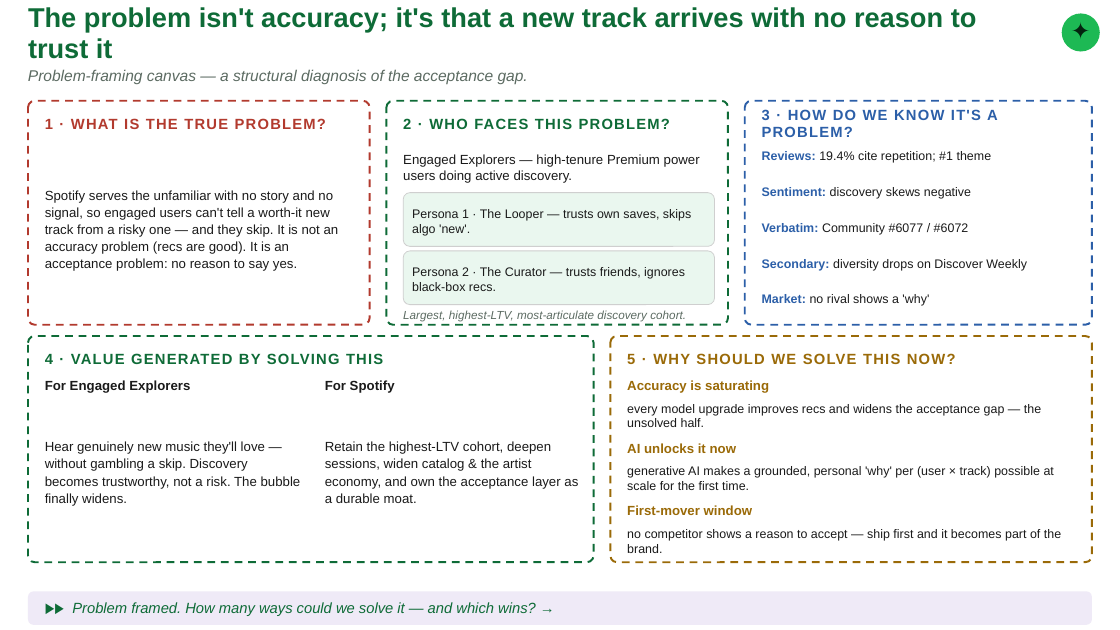
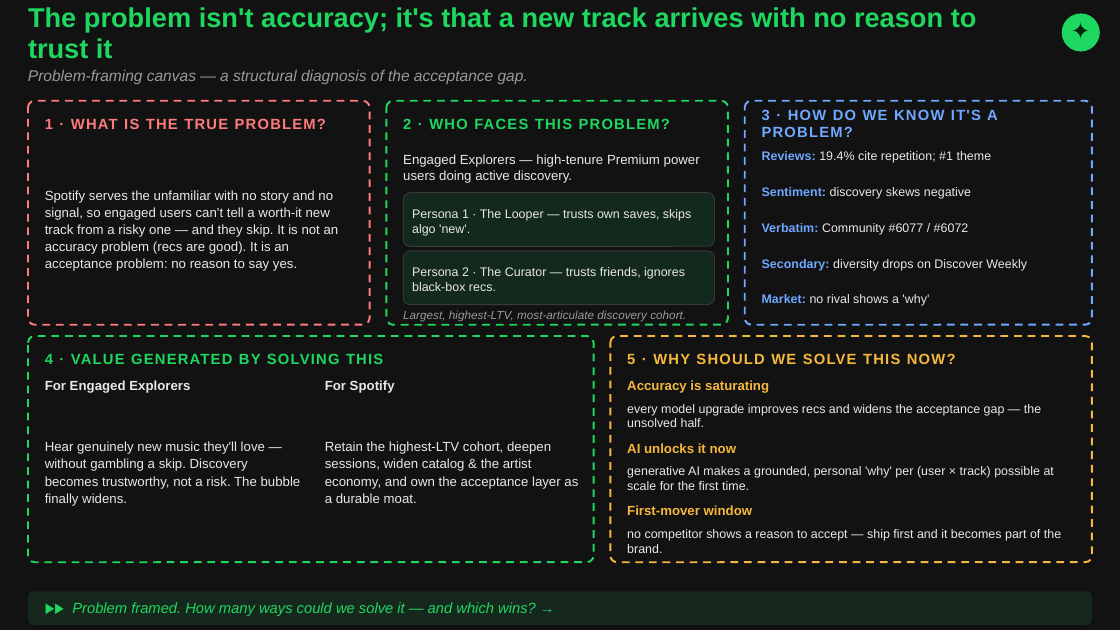
Before and after one commit to nityagupta25/spotify-discovery-engine, a slide deck: slide 4 of Off_Repeat_Deck_TopFellow.pptx. Drawn at 1120x630 pixels with LibreOffice and Linux fonts; fonts in the diff are those of the drawing. Boxes give left, top, right and bottom in pixels: in the first picture for what was removed or moved away, otherwise in the second. Text is boxed around its words. In the diff, an @@ line names an element or a change of style, - is before the commit and + after.

```diff
--- a/Off_Repeat_Deck_TopFellow.pptx
+++ b/Off_Repeat_Deck_TopFellow.pptx
@@ background #FFFFFF to #121212 @@
@@ ellipse at bbox=[1062, 13, 1100, 52]: fill #1DB954 to #1ED760 @@
@@ text "Problem-framing canvas — a structural ..." at bbox=[28, 70, 528, 84]: text colour #5C6B62 to #9A9A9A @@
@@ rounded rectangle at bbox=[28, 101, 370, 325]: fill #FFFFFF to #121212; outline #B23A2E 1.25 pt dashed to #FF7A7A 1.25 pt dashed @@
@@ text "1 · WHAT IS THE ..." at bbox=[45, 118, 326, 129]: text colour #B23A2E to #FF7A7A @@
@@ rounded rectangle at bbox=[386, 101, 728, 325]: fill #FFFFFF to #121212; outline #0E6B37 1.25 pt dashed to #1ED760 1.25 pt dashed @@
@@ rounded rectangle at bbox=[745, 101, 1092, 325]: fill #FFFFFF to #121212; outline #2C5FA8 1.25 pt dashed to #6FA8FF 1.25 pt dashed @@
@@ text "3 · HOW DO WE ..." at bbox=[762, 109, 998, 137]: text colour #2C5FA8 to #6FA8FF @@
@@ text "Reviews: 19.4% cite repetition; #1 ..." at bbox=[762, 151, 992, 163]: text colour #2C5FA8 to #6FA8FF in "Reviews:"; text colour #1A1A1A to #E8E8E8 in "19.4% cite repetition; #1 theme" @@
@@ text "Sentiment: discovery skews negative" at bbox=[762, 187, 971, 199]: text colour #2C5FA8 to #6FA8FF in "Sentiment:"; text colour #1A1A1A to #E8E8E8 in "discovery skews negative" @@
@@ rounded rectangle at bbox=[403, 193, 715, 246]: fill #EAF7EF to #13291D; outline #CFCFCF 0.5 pt to #3A3A3A 0.5 pt @@
@@ text "Verbatim: Community #6077 / #6072" at bbox=[762, 223, 969, 235]: text colour #2C5FA8 to #6FA8FF in "Verbatim:"; text colour #1A1A1A to #E8E8E8 in "Community #6077 / #6072" @@
@@ rounded rectangle at bbox=[403, 251, 715, 305]: fill #EAF7EF to #13291D; outline #CFCFCF 0.5 pt to #3A3A3A 0.5 pt @@
@@ text "Secondary: diversity drops on Discover ..." at bbox=[762, 259, 1027, 271]: text colour #2C5FA8 to #6FA8FF in "Secondary:"; text colour #1A1A1A to #E8E8E8 in "diversity drops on Discover Weekly" @@
@@ text "Market: no rival shows a ..." at bbox=[762, 294, 929, 306]: text colour #2C5FA8 to #6FA8FF in "Market:"; text colour #1A1A1A to #E8E8E8 in "no rival shows a 'why'" @@
@@ text "Largest, highest-LTV, most-articulate discovery cohort." at bbox=[403, 310, 686, 322]: text colour #5C6B62 to #9A9A9A @@
@@ rounded rectangle at bbox=[28, 336, 594, 562]: fill #FFFFFF to #121212; outline #0E6B37 1.25 pt dashed to #1ED760 1.25 pt dashed @@
@@ rounded rectangle at bbox=[610, 336, 1092, 562]: fill #FFFFFF to #121212; outline #9A6A08 1.25 pt dashed to #F5B83D 1.25 pt dashed @@
@@ text colour #9A6A08 to #F5B83D in 4 elements at bbox=[627, 353, 956, 364], bbox=[627, 380, 769, 393], bbox=[627, 443, 736, 453], bbox=[627, 505, 753, 515] @@
@@ text colour #1A1A1A to #E8E8E8 in 11 elements at bbox=[45, 190, 339, 271], bbox=[403, 154, 700, 183], bbox=[412, 209, 691, 236], bbox=[412, 267, 685, 291], bbox=[45, 380, 190, 393], bbox=[45, 441, 301, 506], bbox=[325, 380, 395, 393], bbox=[325, 441, 578, 503], bbox=[627, 404, 1041, 427], bbox=[627, 466, 1054, 490], bbox=[627, 529, 1061, 553] @@
@@ rounded rectangle at bbox=[28, 591, 1092, 625]: fill #EFEAF7 to #16281D @@
@@ text colour #0E6B37 to #1ED760 in 4 elements at bbox=[28, 7, 977, 59], bbox=[403, 118, 670, 129], bbox=[45, 353, 383, 364], bbox=[72, 602, 536, 616] @@
```
Also in this commit, not shown: 9 other slides changed, 2 other files.
